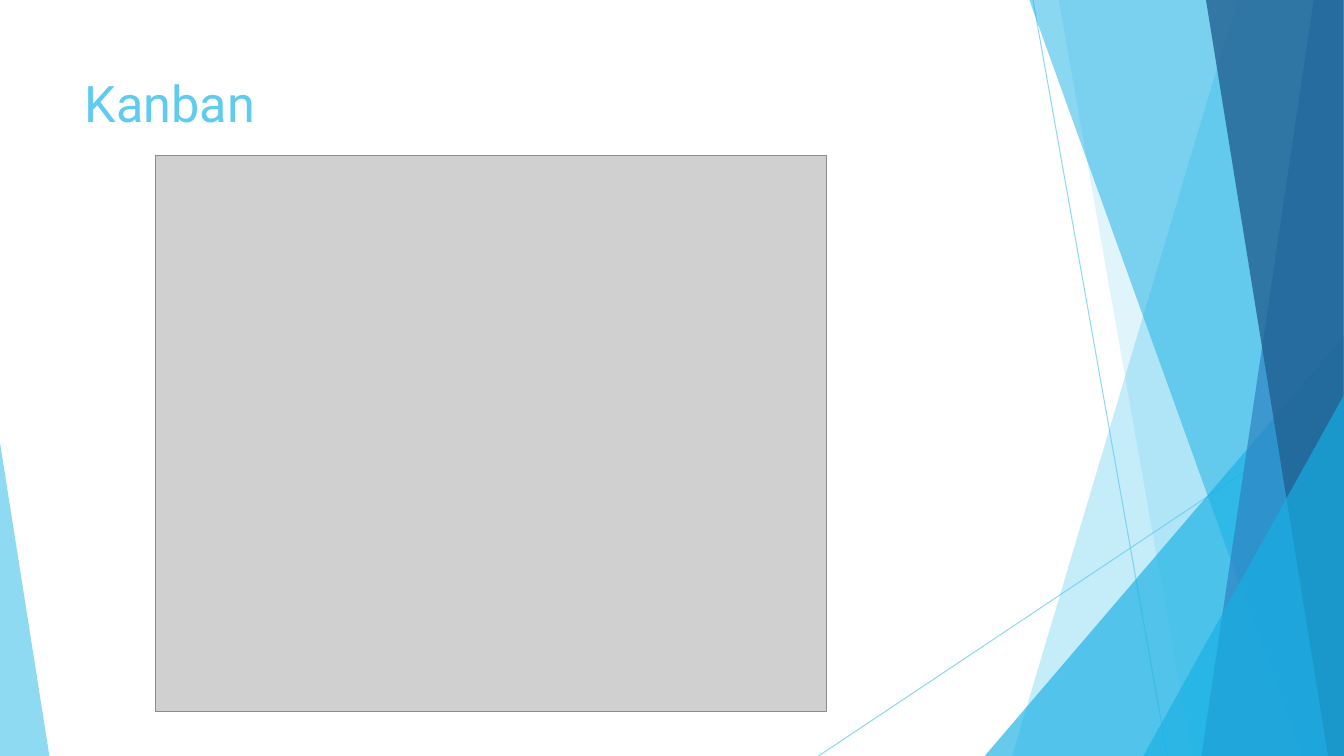
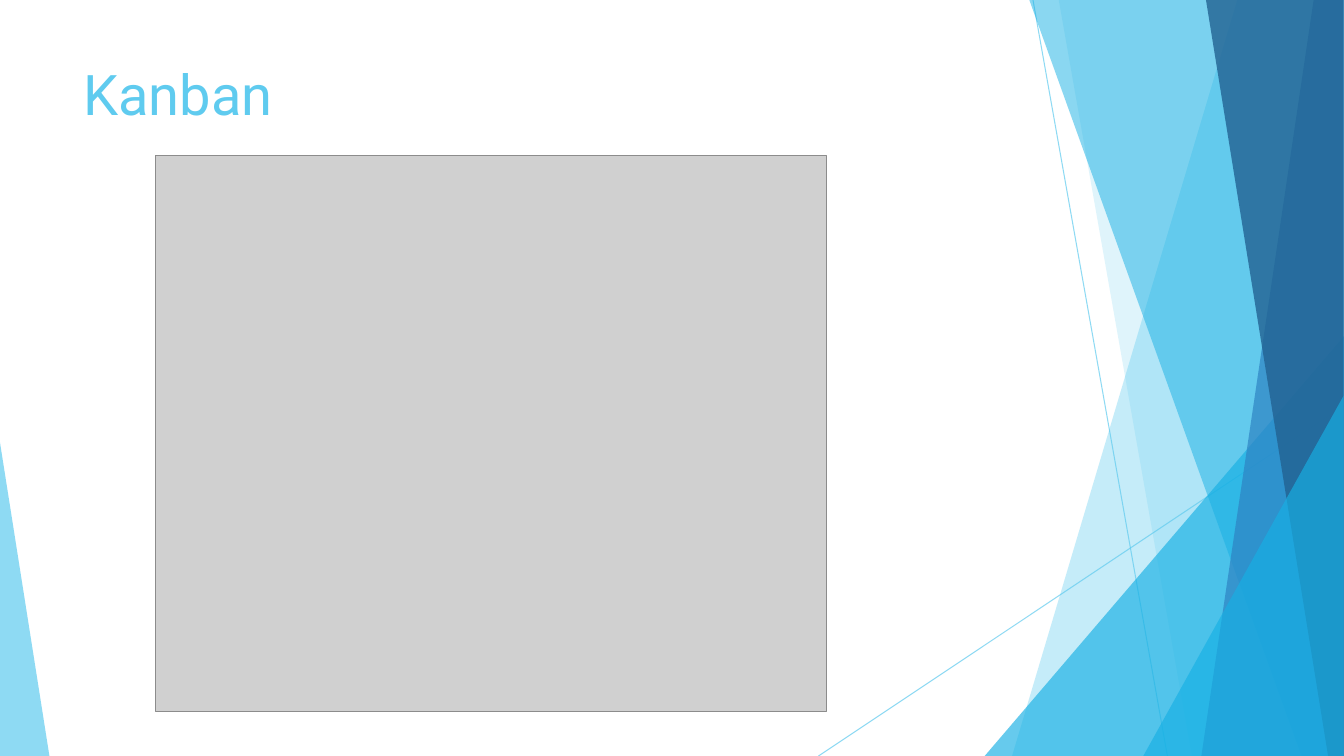
Before and after one commit to vtasheva/coursework-customer-requirements, a slide deck: slide 25 of Coursework - presentation.pptx. Drawn at 1344x756 pixels with LibreOffice and Linux fonts; fonts in the diff are those of the drawing; grey boxes stand for pictures. Boxes give left, top, right and bottom in pixels: in the first picture for what was removed or moved away, otherwise in the second. Text is boxed around its words. In the diff, an @@ line names an element or a change of style, - is before the commit and + after.

Commit message:
Formatting fixes

```diff
--- a/Coursework - presentation.pptx
+++ b/Coursework - presentation.pptx
@@ title "Kanban": place and size @@
-title "Kanban" at (85, 84, 255, 123)
+title "Kanban" at (83, 73, 272, 116)
@@ title "Kanban" at (83, 73, 272, 116): size 36 to 40 pt @@
```
Also in this commit, not shown: 6 other slides changed.
